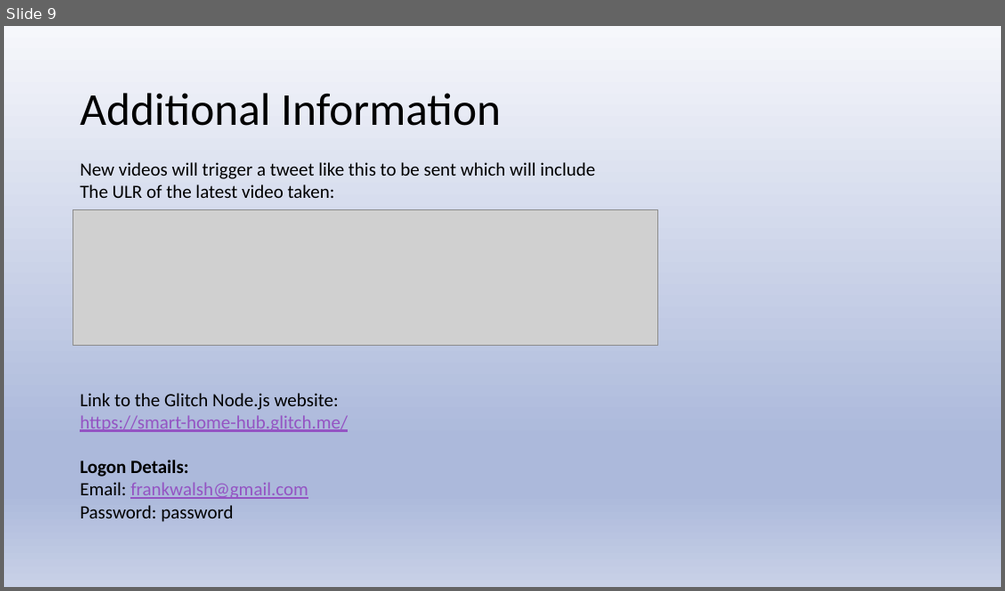
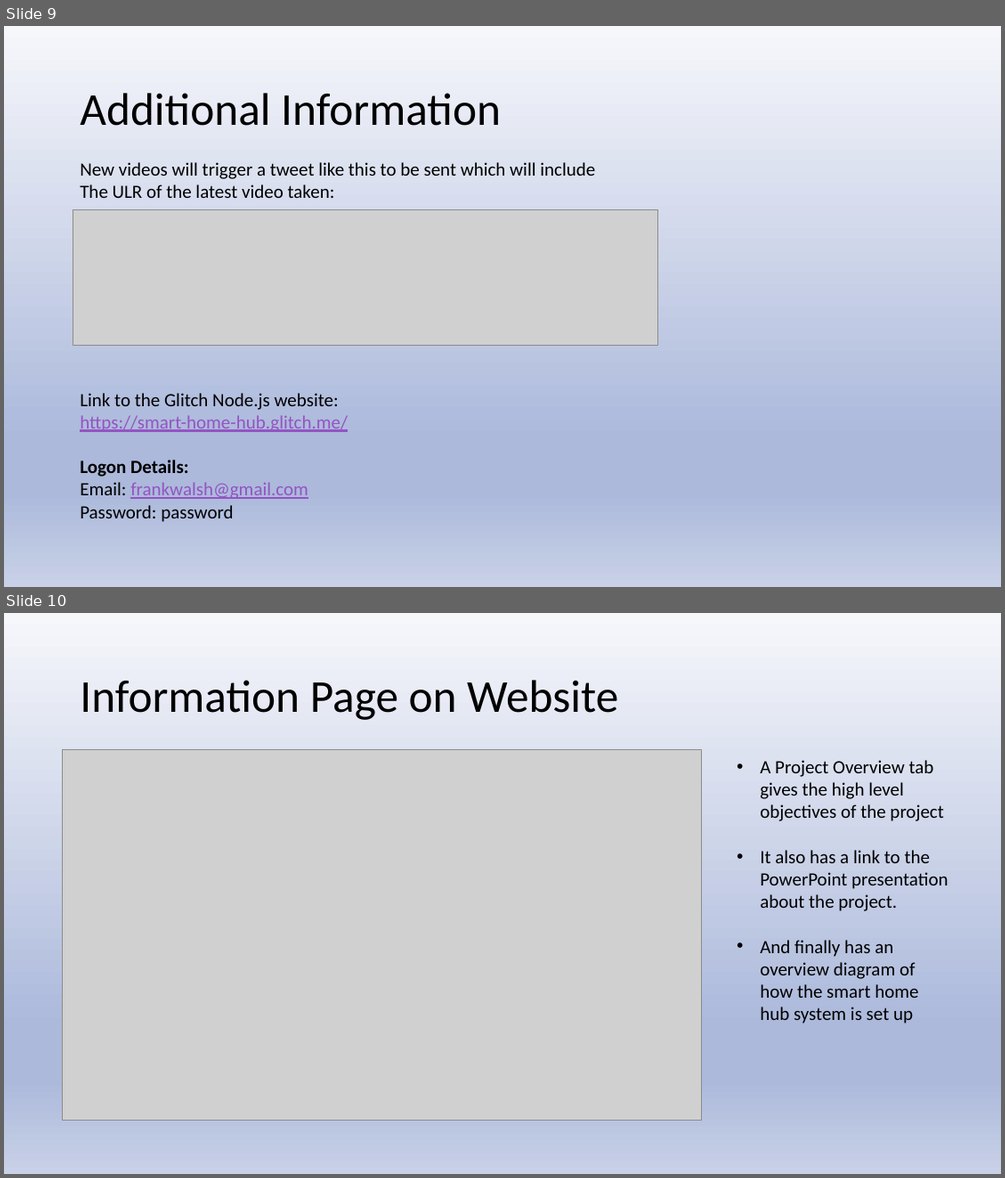
Before and after one commit to Davidcorrigan1/NetworkProject1, a slide deck: Raspberry Pi Home Monitoring.pptx. Shown one above the other, each under a label of ours: slide 9 before the commit, slides 9 and 10 after it. The pictures are 1005x591 and 1005x1178 pixels, drawn with LibreOffice and Linux fonts; fonts in the diff are those of the drawing; grey boxes stand for pictures. Boxes give left, top, right and bottom in pixels: in the first picture for what was removed or moved away, otherwise in the second. Text is boxed around its words. In the diff, an @@ line names an element or a change of style, - is before the commit and + after.

```diff
--- a/Raspberry Pi Home Monitoring.pptx
+++ b/Raspberry Pi Home Monitoring.pptx
@@ slide 10 added at (4, 613, 1001, 1174), background gradient #F6F7FB to #ACB9DB to #C8D1E7 @@
@@ title added at (80, 680, 618, 720), 44 pt, text #000000 @@
+Information Page on Website
@@ picture added at (63, 750, 702, 1120) @@
@@ text added at (760, 760, 947, 1023), 18 pt, text #000000 @@
+• A Project Overview tab gives the high level objectives of the project
+• It also has a link to the PowerPoint presentation about the project.
+• And finally has an overview diagram of how the smart home hub system is set up
```
Also in this commit, not shown: 2 slides changed.
